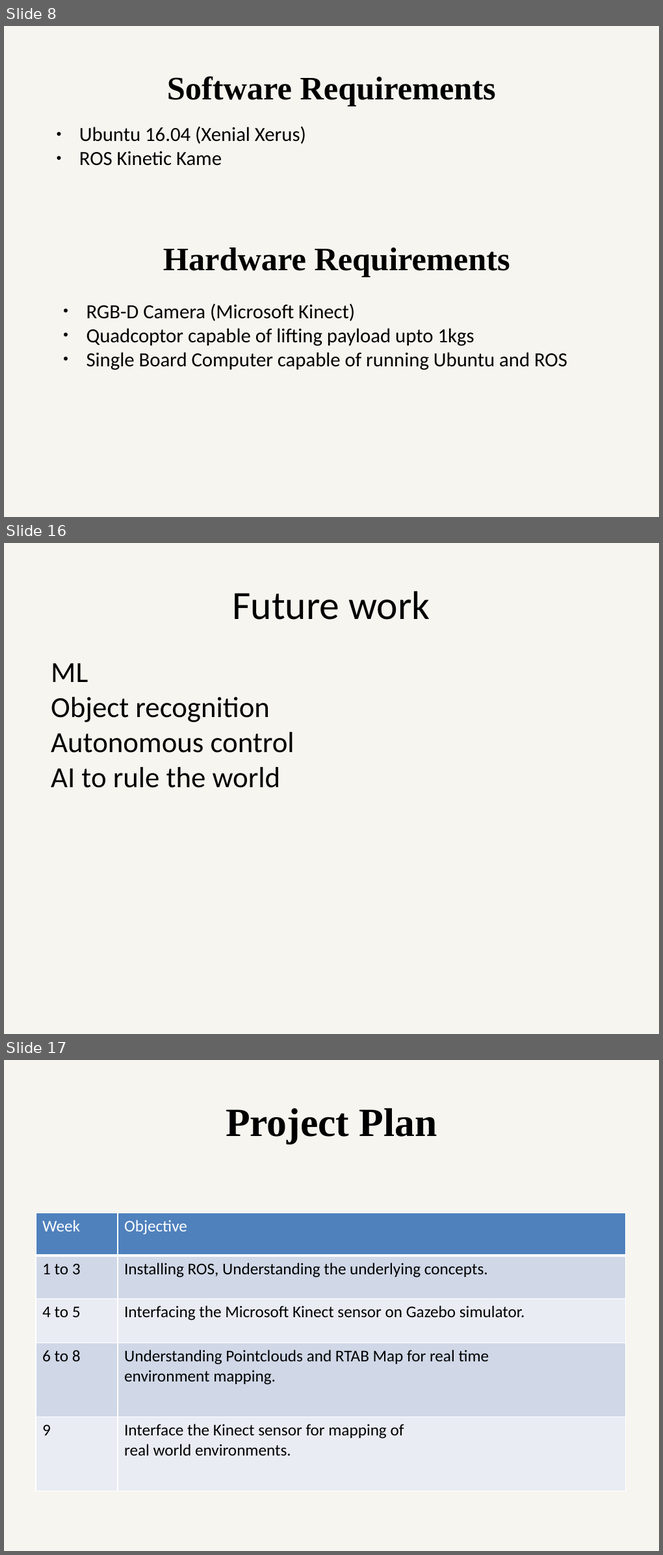
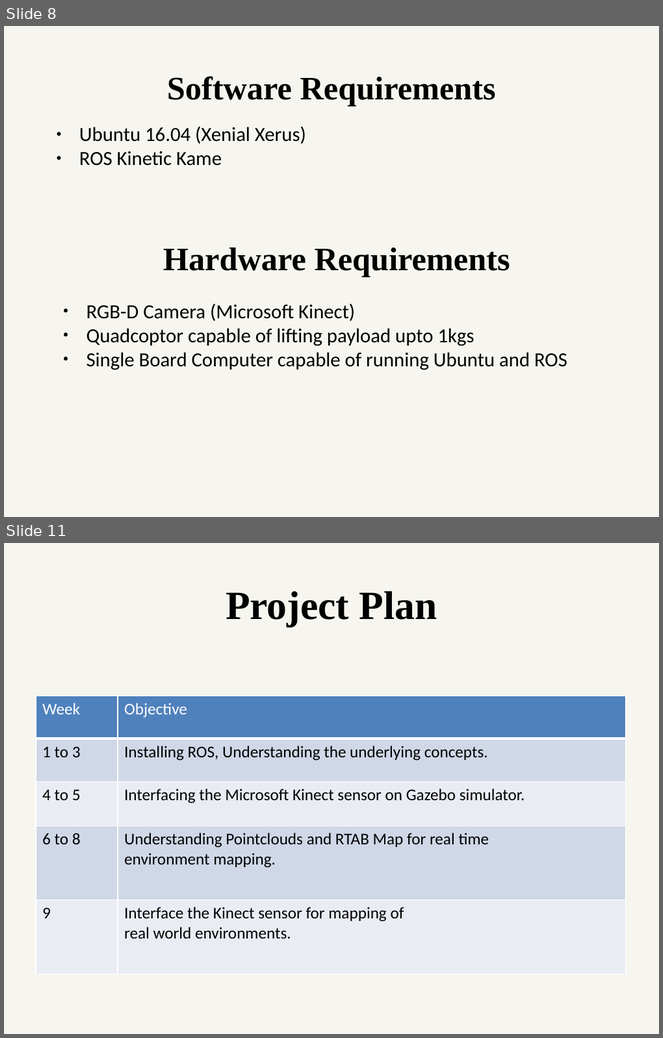
Before and after one commit to ETRX-Batch-2019/Robot-Development-using-ROS, a slide deck: Presentation/4-Aug/Robot-dev-using-ROS.pptx. Shown one above the other, each under a label of ours: slides 8, 16 and 17 before the commit, slides 8 and 11 after it; the slides between them are not shown. The pictures are 663x1555 and 663x1038 pixels, drawn with LibreOffice and Linux fonts; fonts in the diff are those of the drawing. Boxes give left, top, right and bottom in pixels: in the first picture for what was removed or moved away, otherwise in the second. Text is boxed around its words. In the diff, an @@ line names an element or a change of style, - is before the commit and + after.

```diff
--- a/Presentation/4-Aug/Robot-dev-using-ROS.pptx
+++ b/Presentation/4-Aug/Robot-dev-using-ROS.pptx
@@ slide 16 removed at box(4, 543, 659, 1034), background #EEECE1 at 51% opacity @@
@@ text removed at box(233, 591, 430, 620) @@
-Future work
@@ text removed at box(51, 663, 295, 788) @@
-ML
-Object recognition
-Autonomous control
-AI to rule the world
@@ what was slide 17 is now slide 11 @@
```
Also in this commit, not shown: 4 slides changed, 5 other slides removed, 1 other file.
